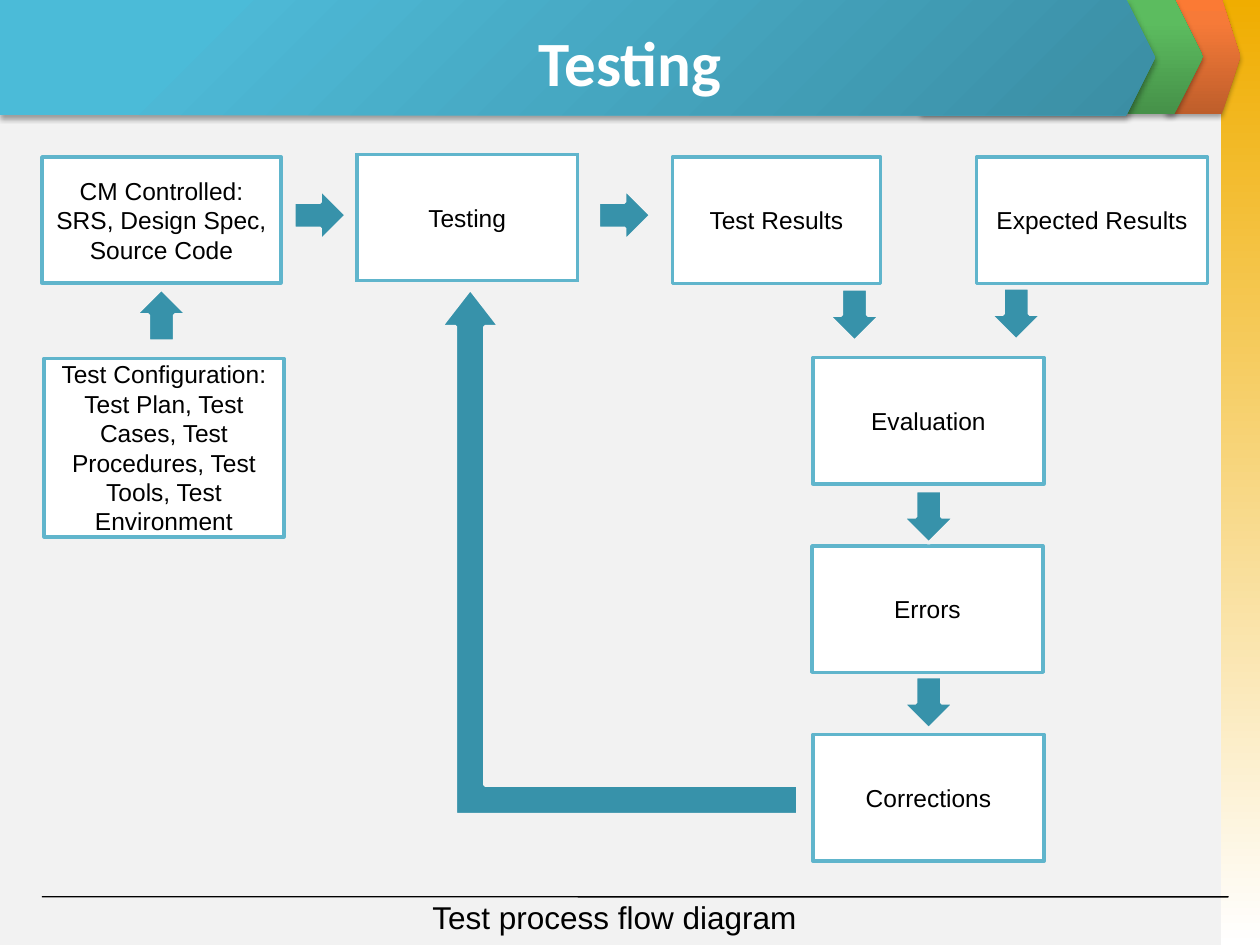
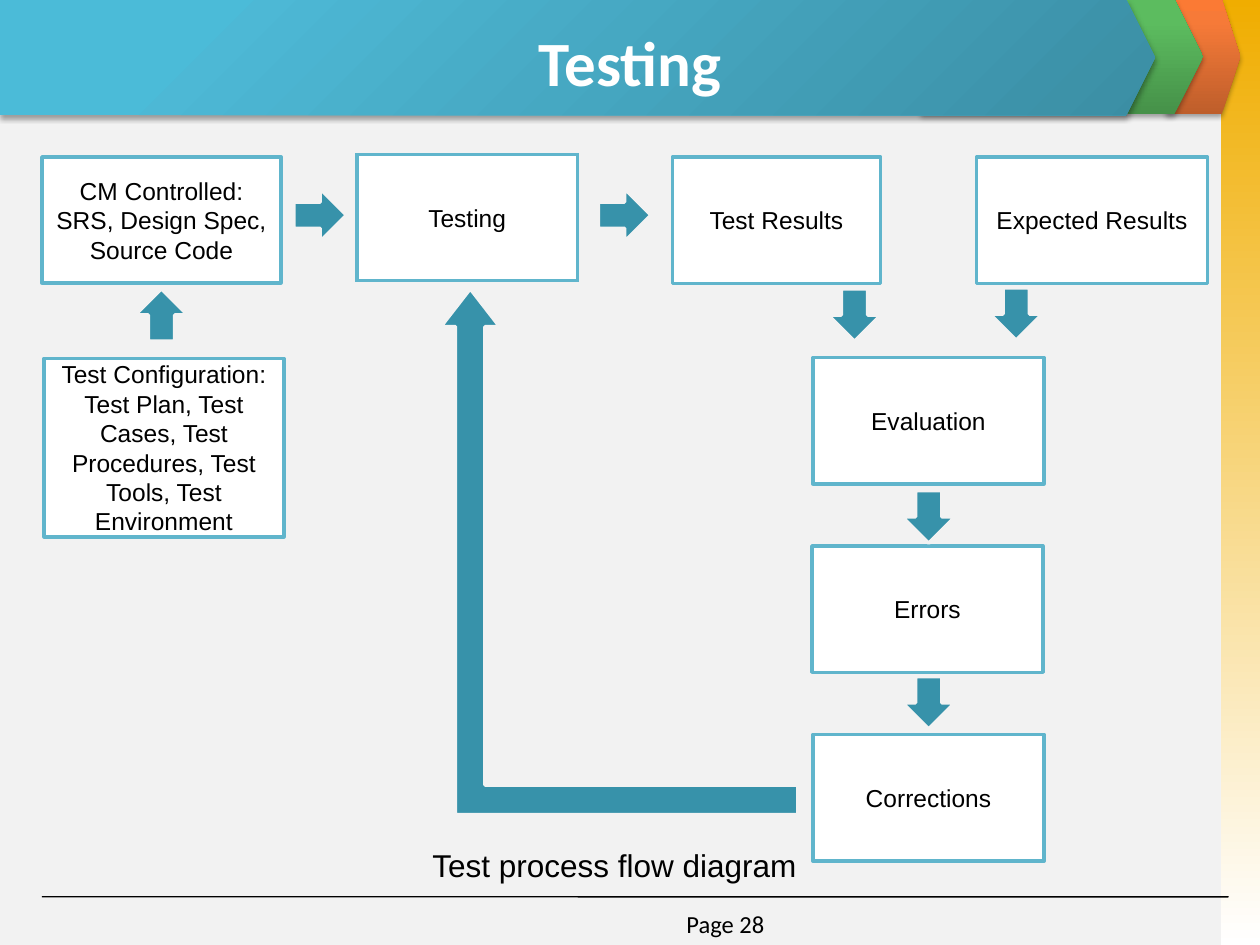
Before and after one commit to invisibleghost/e-learning-website, a slide deck: slide 28 of Document/Final report/Slide Present E-Learning.pptx. Drawn at 1260x945 pixels with LibreOffice and Linux fonts; fonts in the diff are those of the drawing. Boxes give left, top, right and bottom in pixels: in the first picture for what was removed or moved away, otherwise in the second. Text is boxed around its words. In the diff, an @@ line names an element or a change of style, - is before the commit and + after.

```diff
--- a/Document/Final report/Slide Present E-Learning.pptx
+++ b/Document/Final report/Slide Present E-Learning.pptx
@@ text "Test process flow diagram": place and size @@
-text "Test process flow diagram" at (432, 906, 797, 935)
+text "Test process flow diagram" at (432, 854, 797, 883)
@@ page number added at (686, 916, 764, 938), 14 pt, text #000000 @@
+Page 28
```
Also in this commit, not shown: 33 other slides changed, 1 slide added, 1 slide removed.
